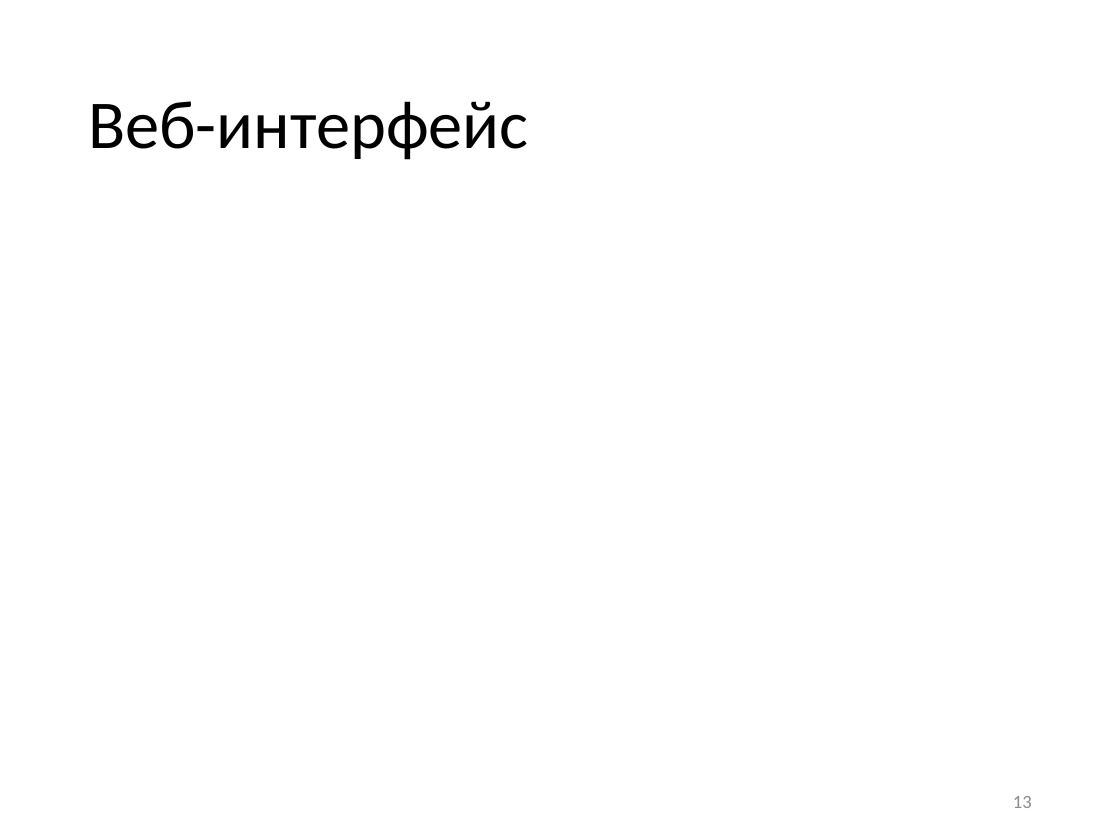
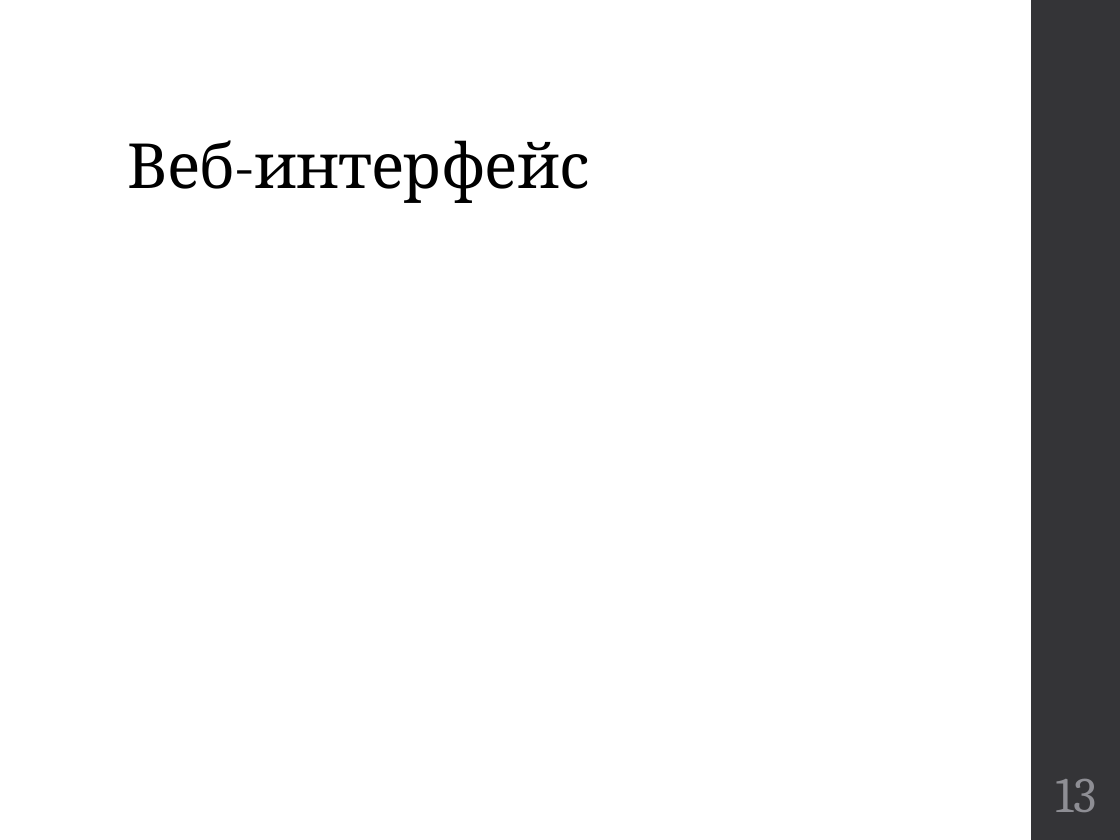
Before and after one commit to kwadraterry/diploma, a slide deck: slide 13 of Отчет/Доклад Неповинных.pptx. Drawn at 1120x840 pixels with LibreOffice and Linux fonts; fonts in the diff are those of the drawing. Boxes give left, top, right and bottom in pixels: in the first picture for what was removed or moved away, otherwise in the second. Text is boxed around its words. In the diff, an @@ line names an element or a change of style, - is before the commit and + after.

```diff
--- a/Отчет/Доклад Неповинных.pptx
+++ b/Отчет/Доклад Неповинных.pptx
@@ rectangle added at (x1=1032, y1=0, x2=1120, y2=840), fill #353537 @@
@@ title "Веб-интерфейс" moved from (x1=88, y1=101, x2=528, y2=160) to (x1=127, y1=140, x2=590, y2=203) @@
@@ title "Веб-интерфейс" at (x1=127, y1=140, x2=590, y2=203): size 44 to 40 pt, font Calibri to Cambria, letter spacing 0 to -0.5 pt; vertical alignment middle to bottom @@
@@ page number moved from (x1=1013, y1=796, x2=1032, y2=808) to (x1=1055, y1=779, x2=1096, y2=812) @@
@@ page number at (x1=1055, y1=779, x2=1096, y2=812): size 12 to 32 pt, font Calibri to Cambria, text colour #8C8C8C to #8E8E94; alignment right to centre @@
```
Also in this commit, not shown: 10 other slides changed, 4 slides added, 4 slides removed, 1 other file.
